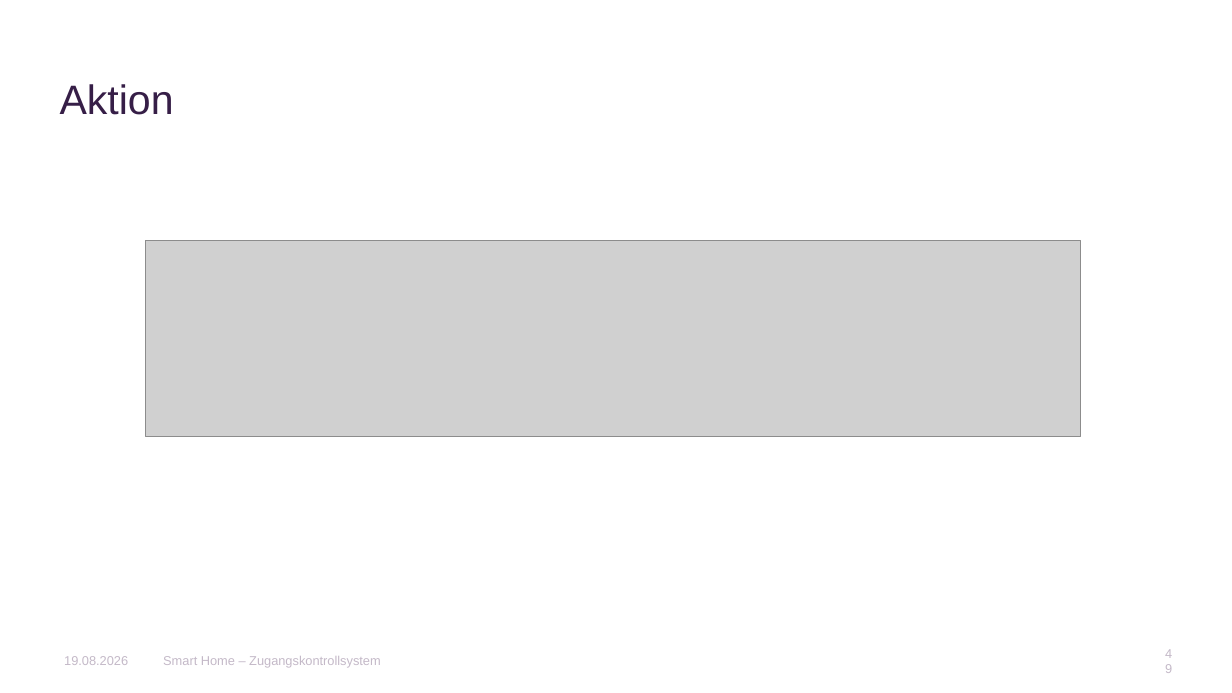
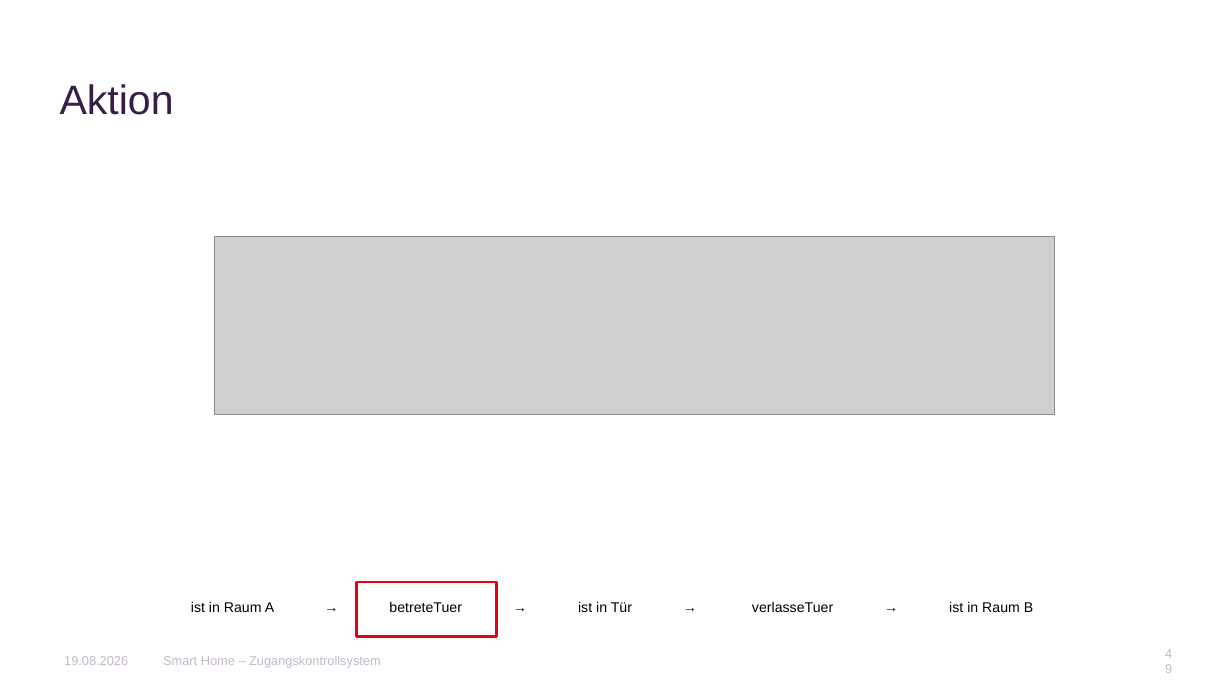
Before and after one commit to AnnaLiviaMartin/rs-smart-home, a slide deck: slide 49 of presentation/Smart_Home_Zugangskontrollsystem.pptx. Drawn at 1232x693 pixels with LibreOffice and Linux fonts; fonts in the diff are those of the drawing; grey boxes stand for pictures; background and template pictures are left out. Boxes give left, top, right and bottom in pixels: in the first picture for what was removed or moved away, otherwise in the second. Text is boxed around its words. In the diff, an @@ line names an element or a change of style, - is before the commit and + after.

```diff
--- a/presentation/Smart_Home_Zugangskontrollsystem.pptx
+++ b/presentation/Smart_Home_Zugangskontrollsystem.pptx
@@ picture: place and size @@
-picture at (145, 240, 1080, 436)
+picture at (214, 237, 1055, 414)
@@ rectangle added at (357, 582, 496, 637), outline #E00514 2.3 pt @@
@@ text added at (191, 601, 1033, 612), 11 pt, text #000000 @@
+ist in Raum A → betreteTuer → ist in Tür → verlasseTuer → ist in Raum B
```
Also in this commit, not shown: 13 other slides changed.
